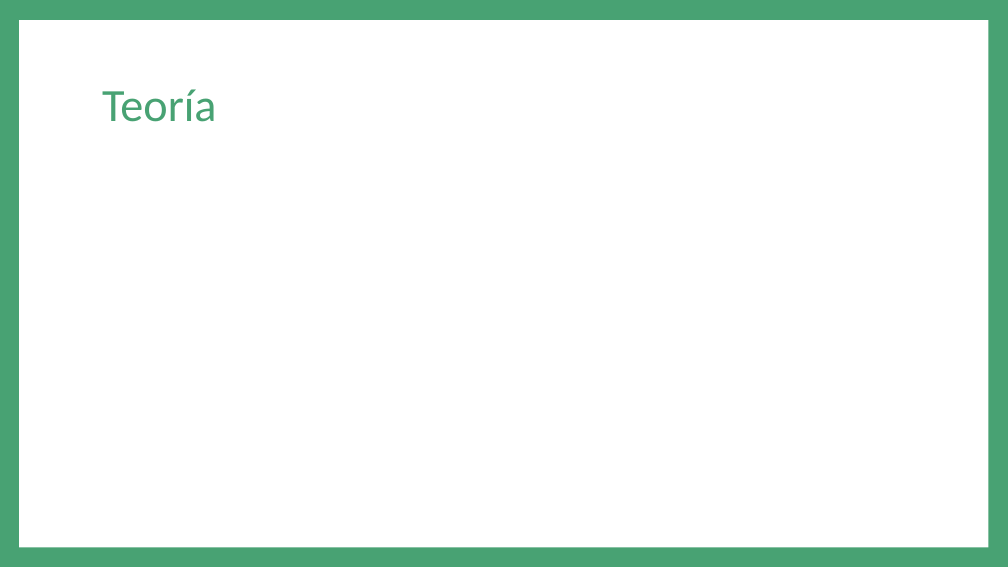
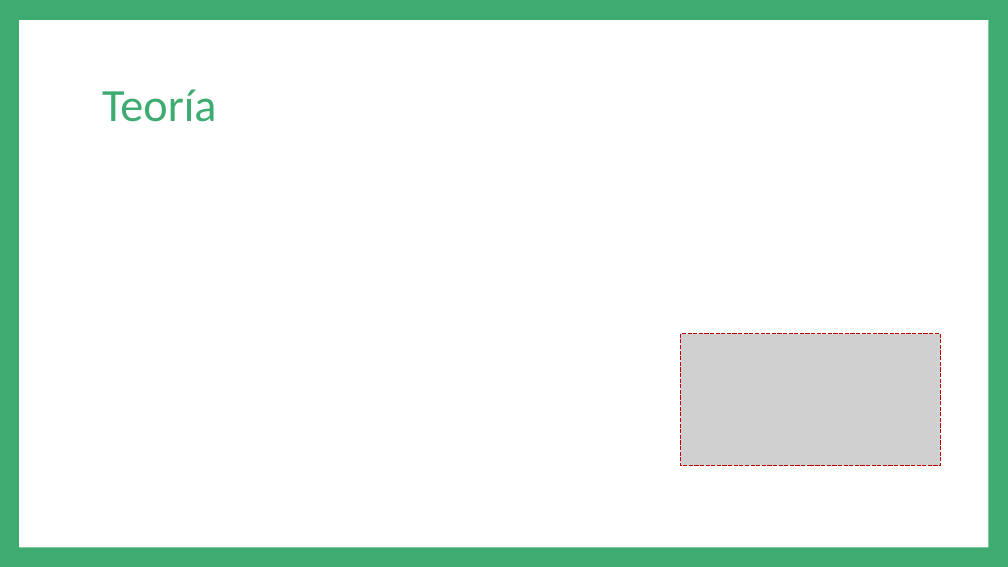
Before and after one commit to andreav13/Proyecto2, a slide deck: slide 5 of Presentación.pptx. Drawn at 1008x567 pixels with LibreOffice and Linux fonts; fonts in the diff are those of the drawing; grey boxes stand for pictures. Boxes give left, top, right and bottom in pixels: in the first picture for what was removed or moved away, otherwise in the second. Text is boxed around its words. In the diff, an @@ line names an element or a change of style, - is before the commit and + after.

```diff
--- a/Presentación.pptx
+++ b/Presentación.pptx
@@ background #48A273 to #3EAC70 @@
@@ picture added at [681, 334, 941, 466] @@
```
Also in this commit, not shown: 10 other slides changed, 3 slides added, 1 slide removed.
